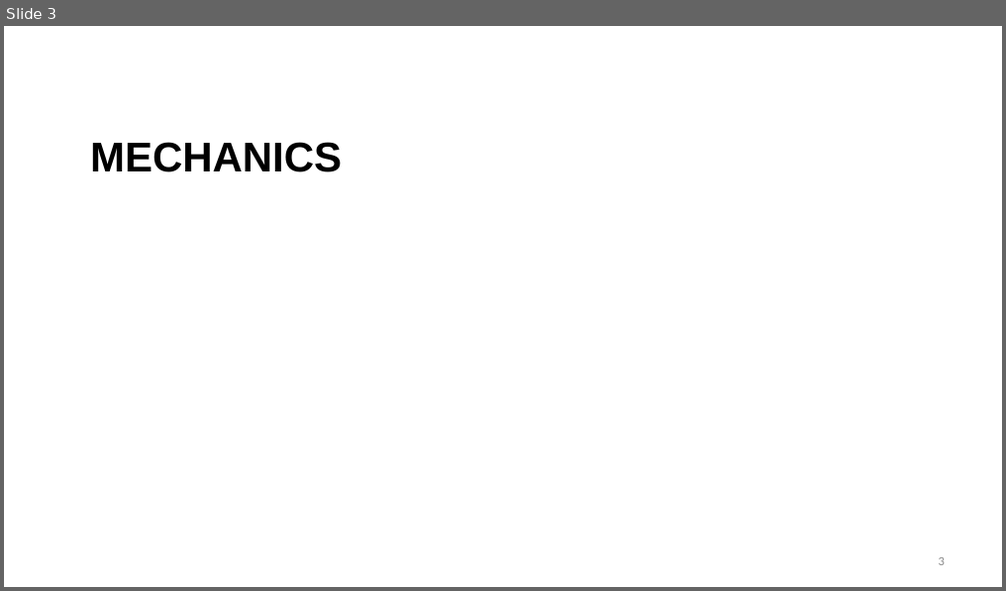
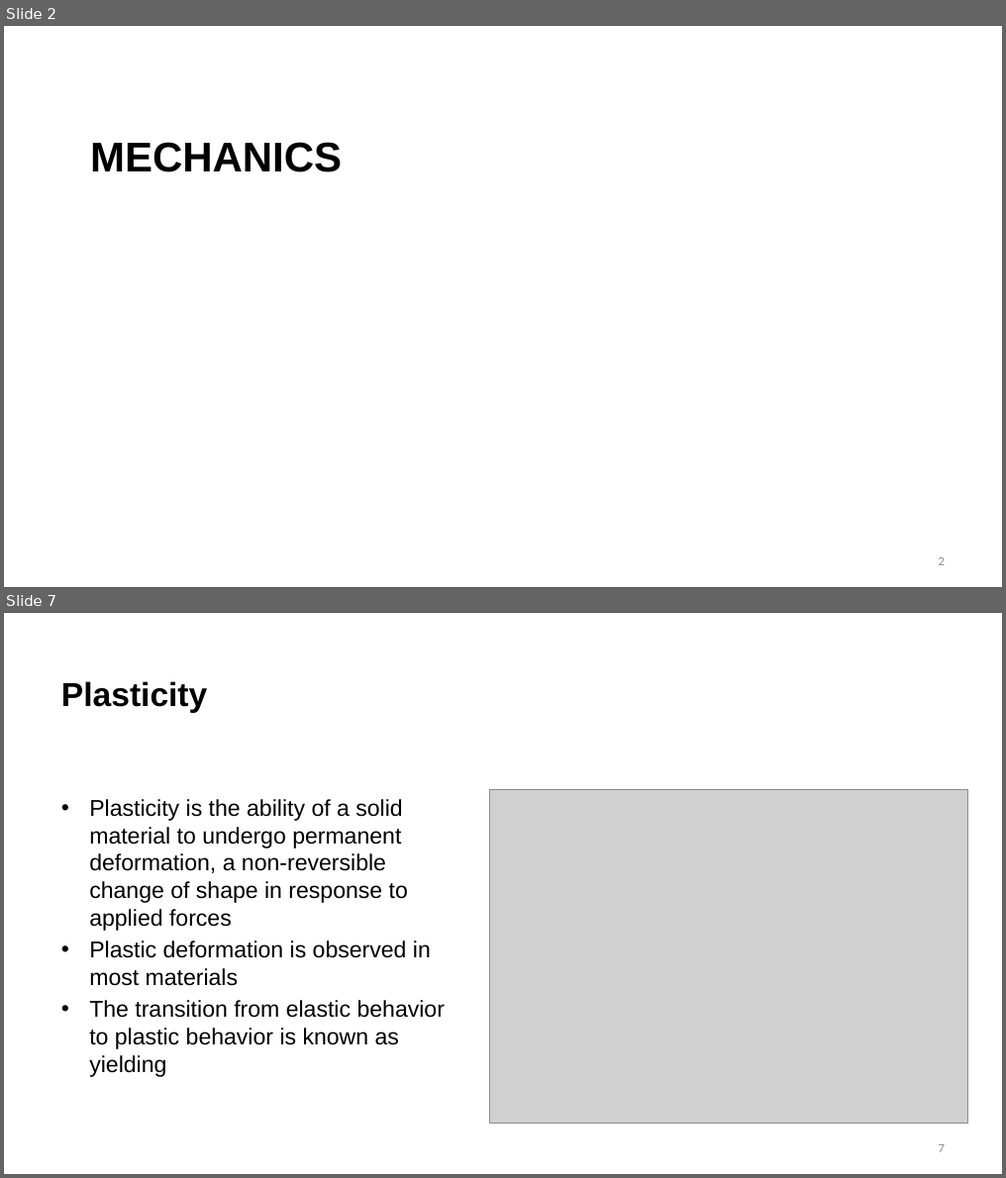
Before and after one commit to benbeeler/TEACHING, a slide deck: Nuclear_Fuel_Performance/NE533_Spring2026/Module2/Lec6_mechanics.pptx. Shown one above the other, each under a label of ours: slide 3 before the commit, slides 2 and 7 after it; the slides between them are not shown. The pictures are 1006x591 and 1006x1178 pixels, drawn with LibreOffice and Linux fonts; fonts in the diff are those of the drawing; grey boxes stand for pictures; background and template pictures are left out. Boxes give left, top, right and bottom in pixels: in the first picture for what was removed or moved away, otherwise in the second. Text is boxed around its words. In the diff, an @@ line names an element or a change of style, - is before the commit and + after.

```diff
--- a/Nuclear_Fuel_Performance/NE533_Spring2026/Module2/Lec6_mechanics.pptx
+++ b/Nuclear_Fuel_Performance/NE533_Spring2026/Module2/Lec6_mechanics.pptx
@@ slide 7 added at box(4, 613, 1002, 1174), background #FFFFFF @@
@@ title added at box(61, 681, 207, 713), 32 pt, text #000000, bold @@
+Plasticity
@@ picture added at box(490, 789, 967, 1124) @@
@@ text added at box(89, 799, 445, 1077), 22 pt, text #000000 @@
+• Plasticity is the ability of a solid material to undergo permanent deformation, a non-reversible change of shape in response to applied forces
+• Plastic deformation is observed in most materials
+• The transition from elastic behavior to plastic behavior is known as yielding
@@ page number added at box(939, 1145, 944, 1153), 12 pt, text #8C8C8C @@
+7
@@ what was slide 3 is now slide 2 @@
```
Also in this commit, not shown: 1 slide changed, 7 other slides added, 38 slides removed, 42 other files.
